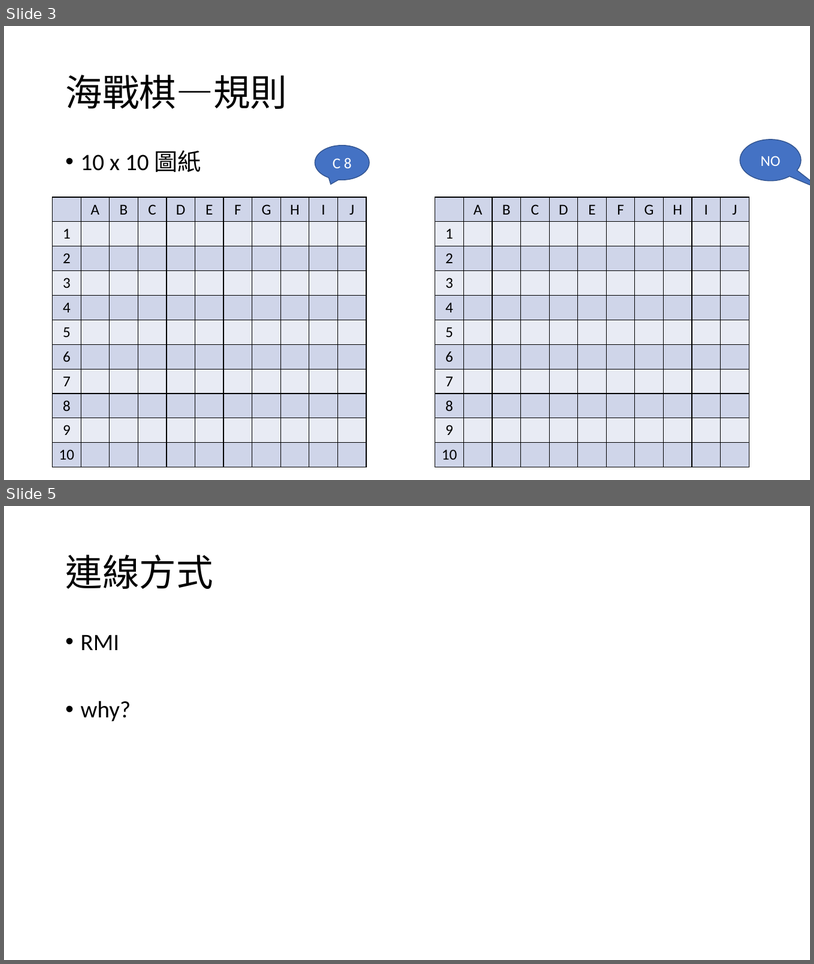
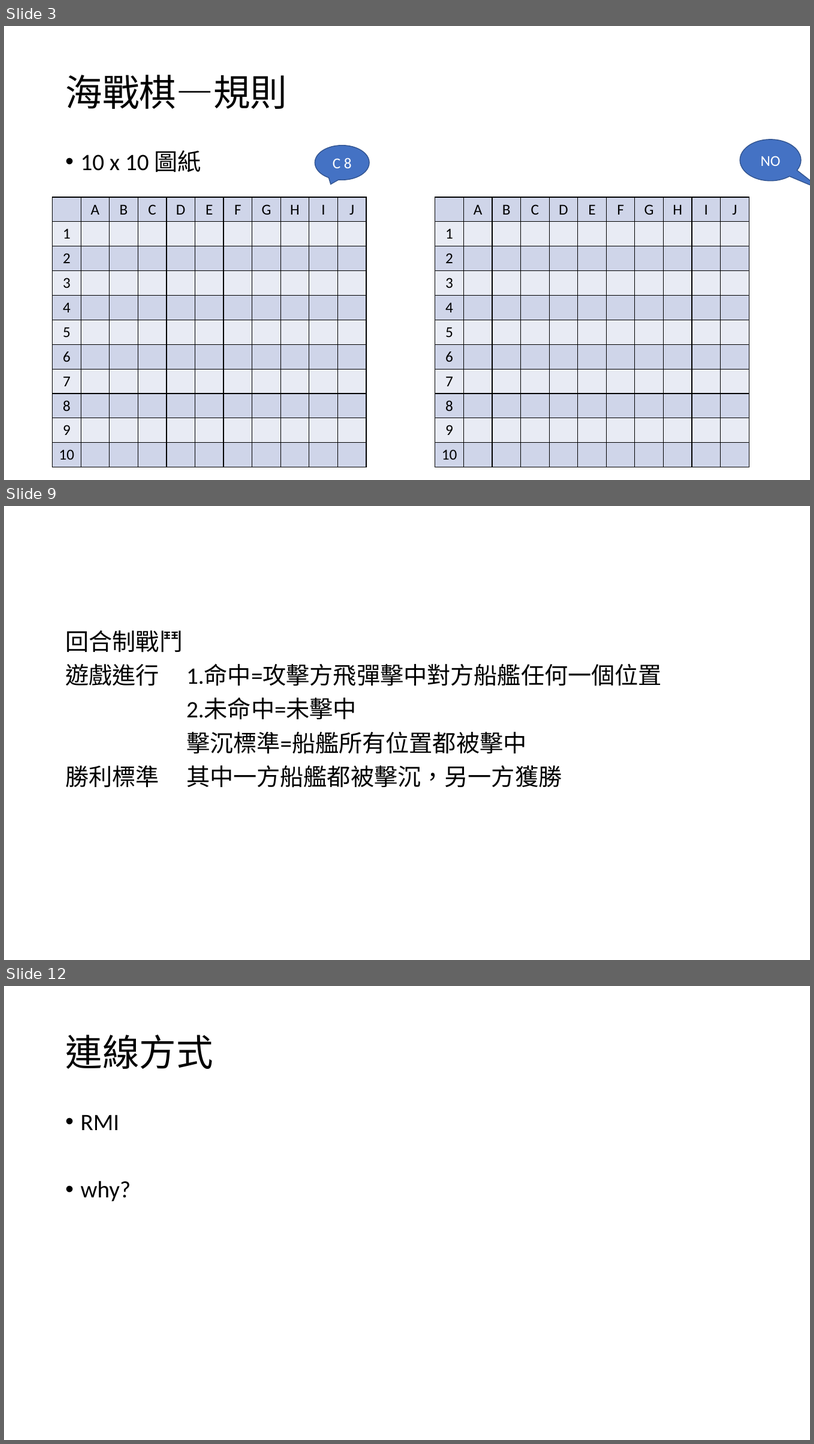
Before and after one commit to Joe-lin-ezra/BattleShip, a slide deck: doc/網路程式設計報告.pptx. Shown one above the other, each under a label of ours: slides 3 and 5 before the commit, slides 3, 9 and 12 after it; the slides between them are not shown. The pictures are 814x964 and 814x1444 pixels, drawn with LibreOffice and Linux fonts; fonts in the diff are those of the drawing. Boxes give left, top, right and bottom in pixels: in the first picture for what was removed or moved away, otherwise in the second. Text is boxed around its words. In the diff, an @@ line names an element or a change of style, - is before the commit and + after.

```diff
--- a/doc/網路程式設計報告.pptx
+++ b/doc/網路程式設計報告.pptx
@@ slide 9 added at [4, 506, 810, 960], background #FFFFFF @@
@@ text added at [65, 630, 662, 787], 28 pt, text #000000 @@
+回合制戰鬥
+遊戲進行 1.命中=攻擊方飛彈擊中對方船艦任何一個位置
+2.未命中=未擊中
+擊沉標準=船艦所有位置都被擊中
+勝利標準 其中一方船艦都被擊沉，另一方獲勝
@@ what was slide 5 is now slide 12 @@
```
Also in this commit, not shown: 1 slide changed, 6 other slides added.
